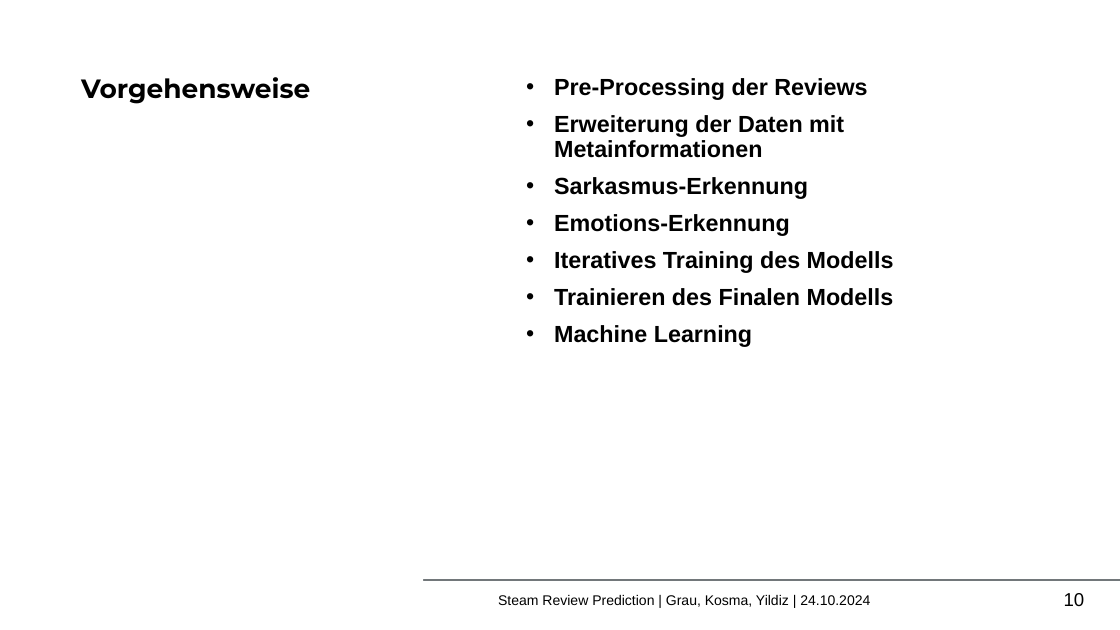
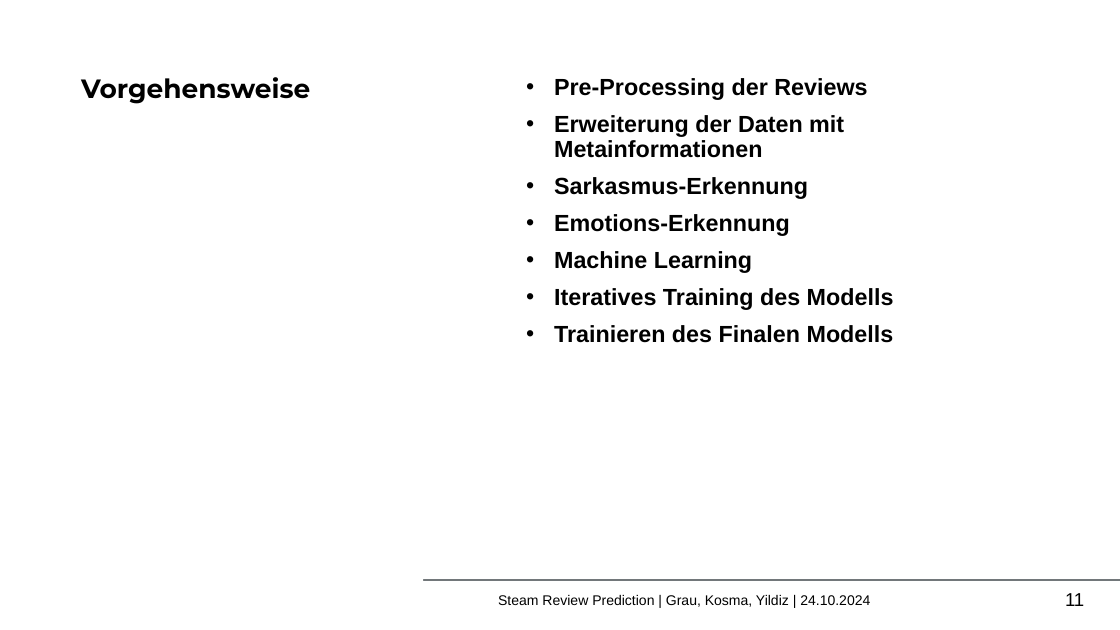
Before and after one commit to mikoyldz/steamrep, a slide deck: slide 11 of Steam Review Predictions.pptx (slide 10 before the commit). Drawn at 1120x630 pixels with LibreOffice and Linux fonts; fonts in the diff are those of the drawing; background and template pictures are left out. Boxes give left, top, right and bottom in pixels: in the first picture for what was removed or moved away, otherwise in the second. Text is boxed around its words. In the diff, an @@ line names an element or a change of style, - is before the commit and + after.

```diff
--- a/Steam Review Predictions.pptx
+++ b/Steam Review Predictions.pptx
@@ text at <box>554,251,752,273</box>: paragraph added @@
+• Machine Learning
@@ text at <box>554,325,752,347</box>: paragraph removed @@
-• Machine Learning
@@ page number at <box>1065,593,1084,606</box>: text changed @@
-10
+11
```
Also in this commit, not shown: 4 other slides changed, 2 slides added, 1 other file.
